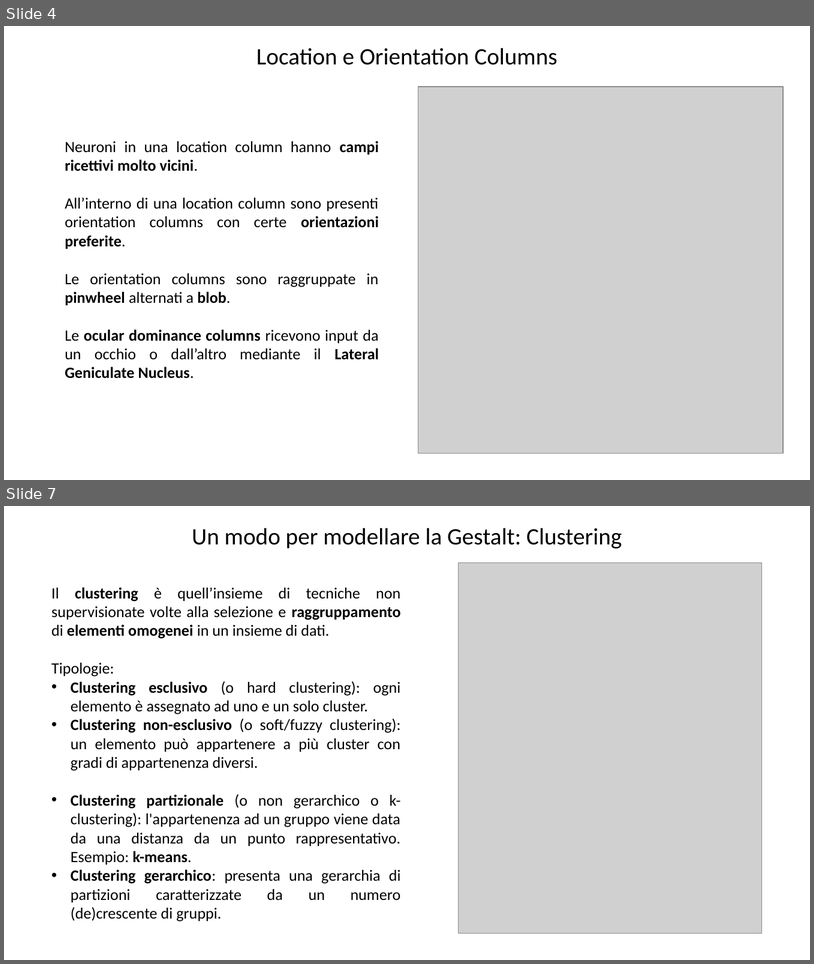
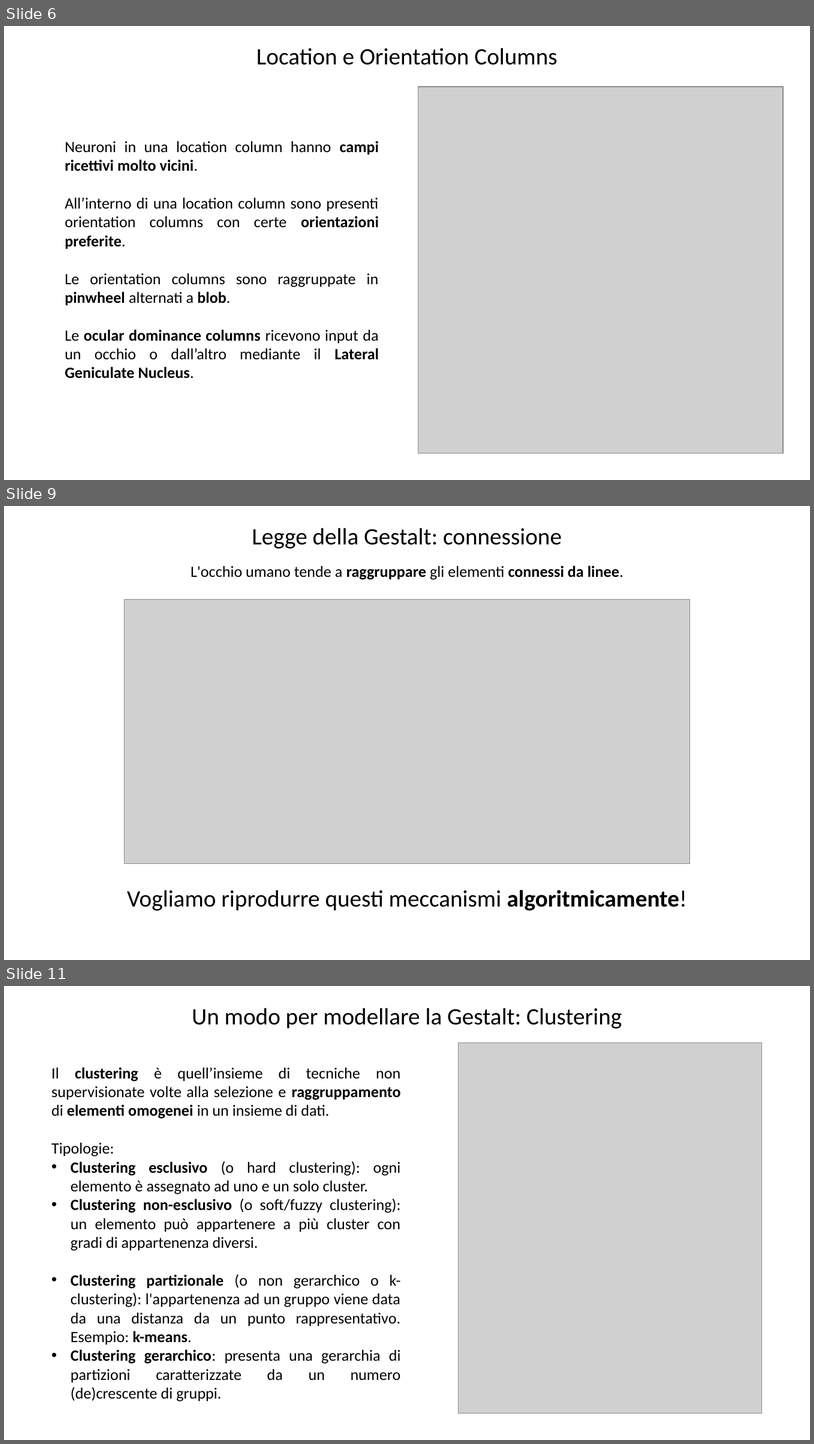
Before and after one commit to Teolul/Dot_Patterns_Perceptual_Grouping_RDG_vs_K-means, a slide deck: presentationITA.pptx. Shown one above the other, each under a label of ours: slides 4 and 7 before the commit, slides 6, 9 and 11 after it; the slides between them are not shown. The pictures are 814x964 and 814x1444 pixels, drawn with LibreOffice and Linux fonts; fonts in the diff are those of the drawing; grey boxes stand for pictures; background and template pictures are left out. Boxes give left, top, right and bottom in pixels: in the first picture for what was removed or moved away, otherwise in the second. Text is boxed around its words. In the diff, an @@ line names an element or a change of style, - is before the commit and + after.

```diff
--- a/presentationITA.pptx
+++ b/presentationITA.pptx
@@ slide 9 added at [4, 506, 810, 960], background picture (left out) @@
@@ text added at [252, 528, 562, 549], 21 pt, text #000000 @@
+Legge della Gestalt: connessione
@@ text added at [191, 565, 624, 580], 14 pt, text #000000 @@
+L'occhio umano tende a raggruppare gli elementi connessi da linee.
@@ picture added at [124, 600, 689, 864] @@
@@ text added at [127, 889, 687, 910], 21 pt, text #000000 @@
+Vogliamo riprodurre questi meccanismi algoritmicamente!
@@ what was slide 4 is now slide 6 @@
@@ what was slide 7 is now slide 11 @@
```
Also in this commit, not shown: 13 slides changed, 4 other slides added, 3 other files.
